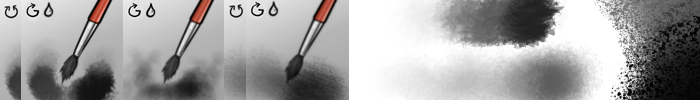
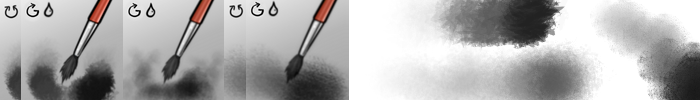
Layer changes from the first 700 × 100 image to the second:
painted on "Layer 3" over [590, 0, 700, 100]
